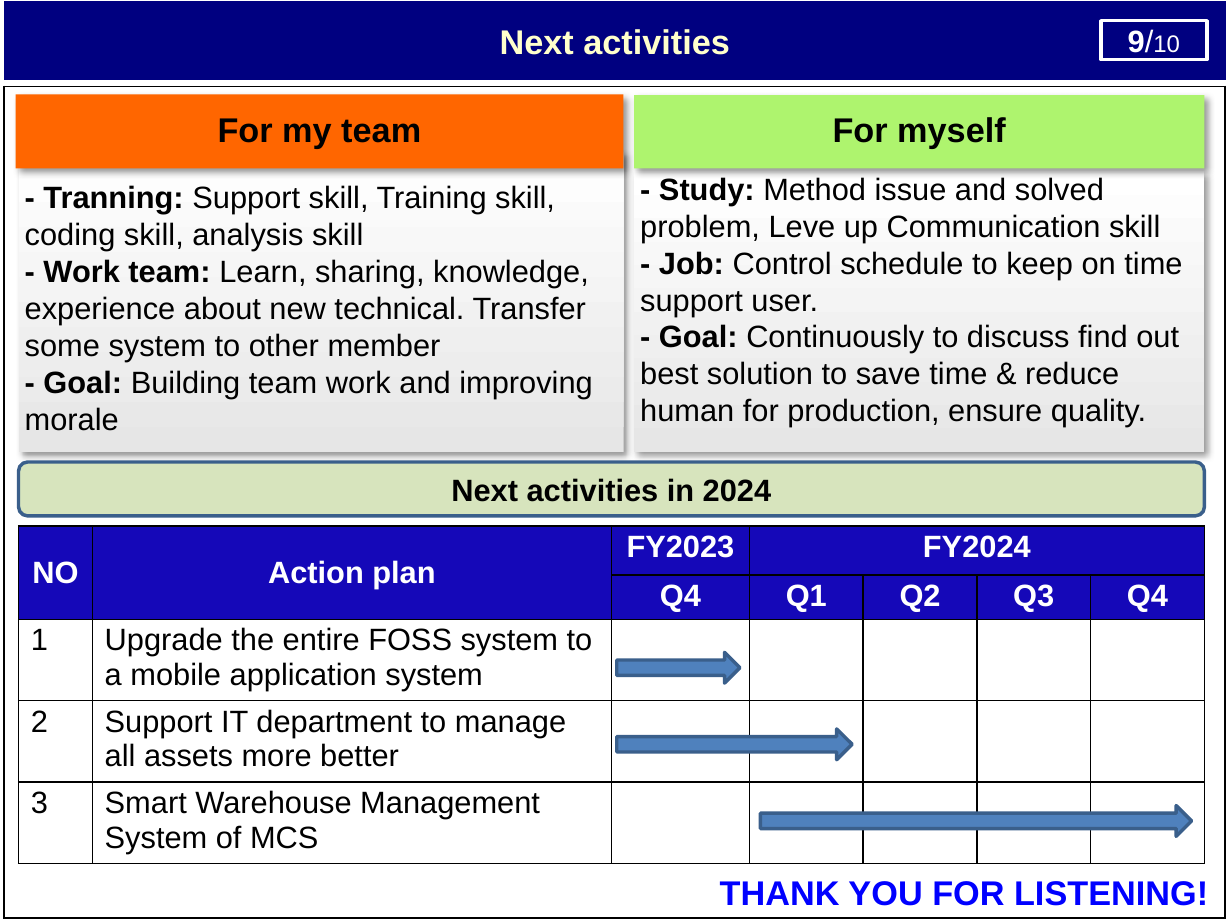
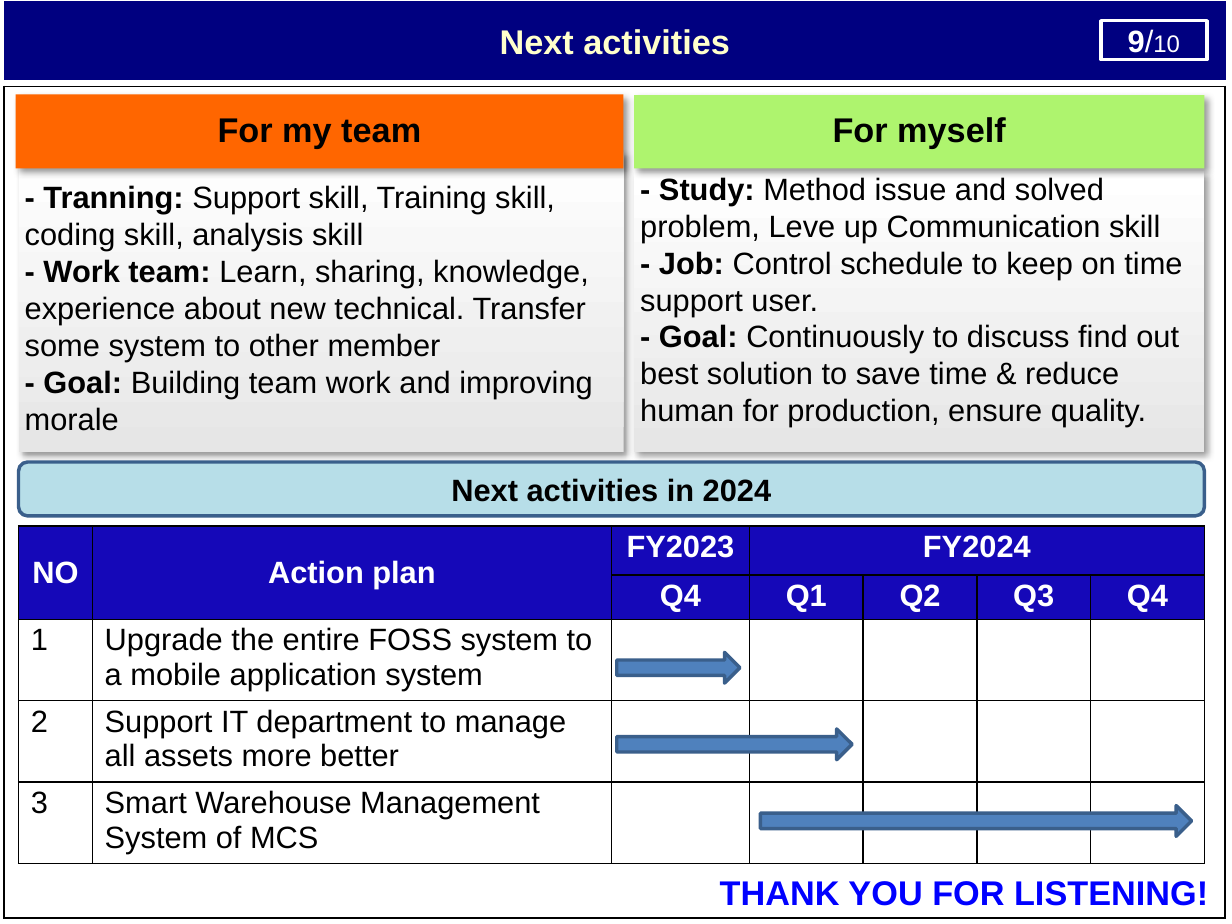
Before and after one commit to thietbicongnghevietnam/ReportPSNV, a slide deck: slide 10 of Report_test.pptx. Drawn at 1232x924 pixels with LibreOffice and Linux fonts; fonts in the diff are those of the drawing. Boxes give left, top, right and bottom in pixels: in the first picture for what was removed or moved away, otherwise in the second. Text is boxed around its words. In the diff, an @@ line names an element or a change of style, - is before the commit and + after.

```diff
--- a/Report_test.pptx
+++ b/Report_test.pptx
@@ rounded rectangle "Next activities in 2024" at [18,462,1205,516]: fill #D7E4BD to #B7DEE8 @@
```
Also in this commit, not shown: 8 other slides changed.
